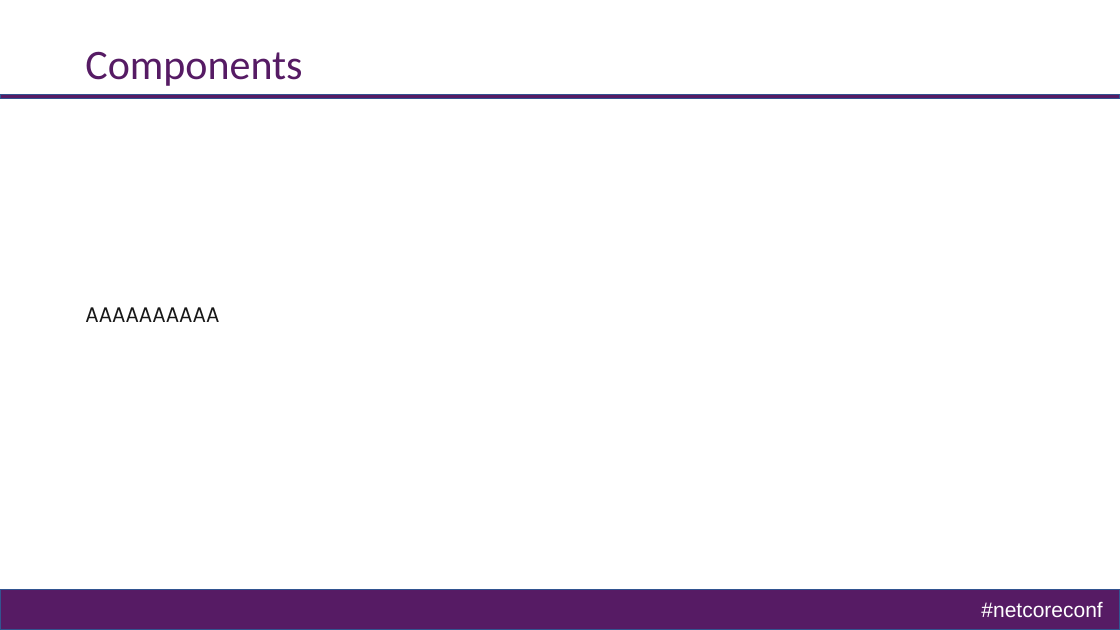
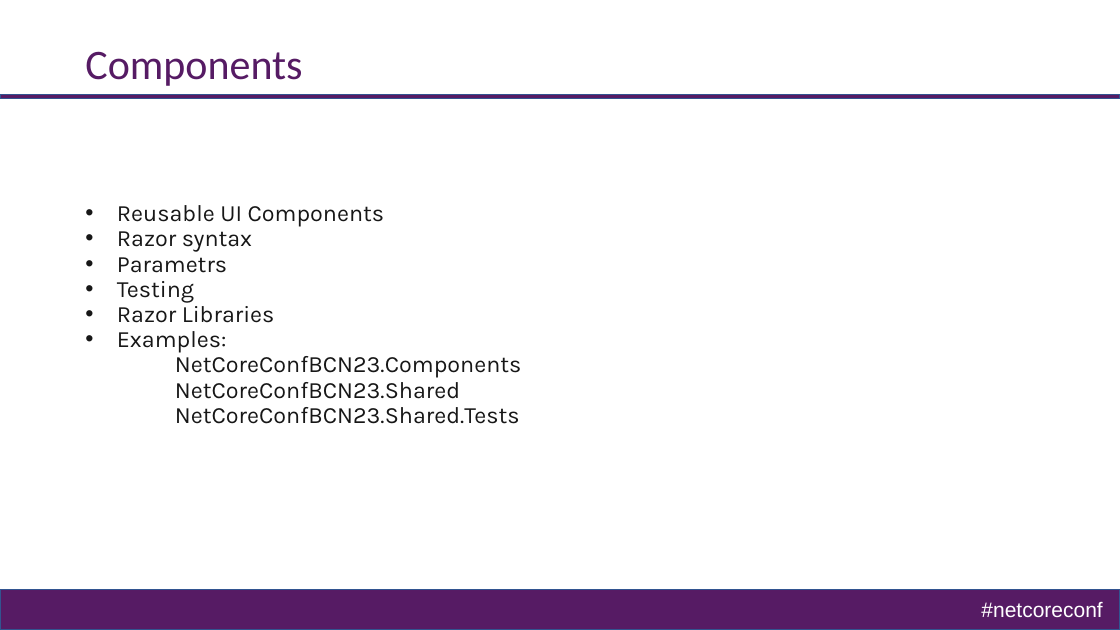
Before and after one commit to cgarrido/NetCoreConfBCN23.Blazor, a slide deck: slide 10 of netcoreconf23_BCN_BlazorNoWayHome.pptx. Drawn at 1120x630 pixels with LibreOffice and Linux fonts; fonts in the diff are those of the drawing; background and template pictures are left out. Boxes give left, top, right and bottom in pixels: in the first picture for what was removed or moved away, otherwise in the second. Text is boxed around its words. In the diff, an @@ line names an element or a change of style, - is before the commit and + after.

```diff
--- a/netcoreconf23_BCN_BlazorNoWayHome.pptx
+++ b/netcoreconf23_BCN_BlazorNoWayHome.pptx
@@ text at (x1=117, y1=205, x2=522, y2=424): text changed @@
-AAAAAAAAAA
+• Reusable UI Components
+• Razor syntax
+• Parametrs
+• Testing
+• Razor Libraries
+• Examples:
+NetCoreConfBCN23.Components
+NetCoreConfBCN23.Shared
+NetCoreConfBCN23.Shared.Tests
```
Also in this commit, not shown: 2 other slides changed.
